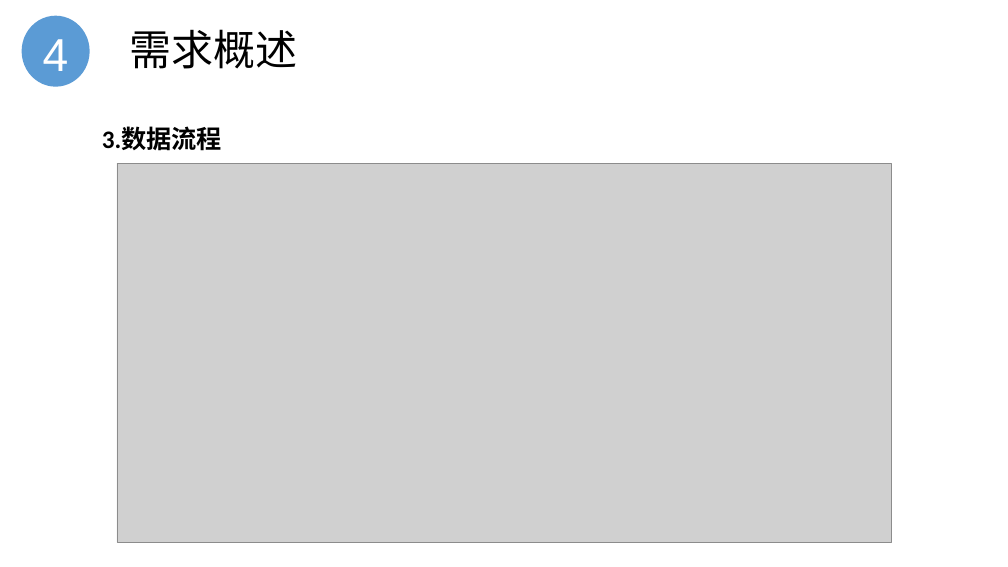
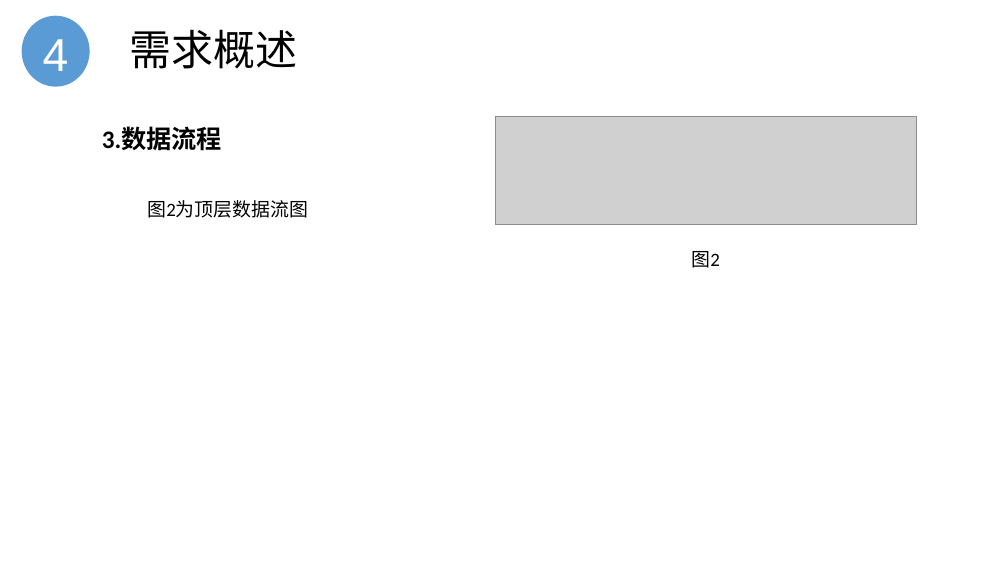
Before and after one commit to Cozymyz/SE2020-CityNorthBook, a slide deck: slide 11 of 开发文档/需求分析(SRS)/SE2020-G10-需求分析0.0.1.pptx. Drawn at 1008x567 pixels with LibreOffice and Linux fonts; fonts in the diff are those of the drawing; grey boxes stand for pictures; background and template pictures are left out. Boxes give left, top, right and bottom in pixels: in the first picture for what was removed or moved away, otherwise in the second. Text is boxed around its words. In the diff, an @@ line names an element or a change of style, - is before the commit and + after.

```diff
--- a/开发文档/需求分析(SRS)/SE2020-G10-需求分析0.0.1.pptx
+++ b/开发文档/需求分析(SRS)/SE2020-G10-需求分析0.0.1.pptx
@@ picture added at (x1=495, y1=116, x2=917, y2=224) @@
@@ picture removed at (x1=117, y1=163, x2=892, y2=543) @@
@@ text added at (x1=147, y1=200, x2=308, y2=218), 18 pt, text #000000 @@
+图2为顶层数据流图
@@ text added at (x1=691, y1=251, x2=719, y2=268), 18 pt, text #000000 @@
+图2
```
Also in this commit, not shown: 9 other slides changed, 18 other files.
